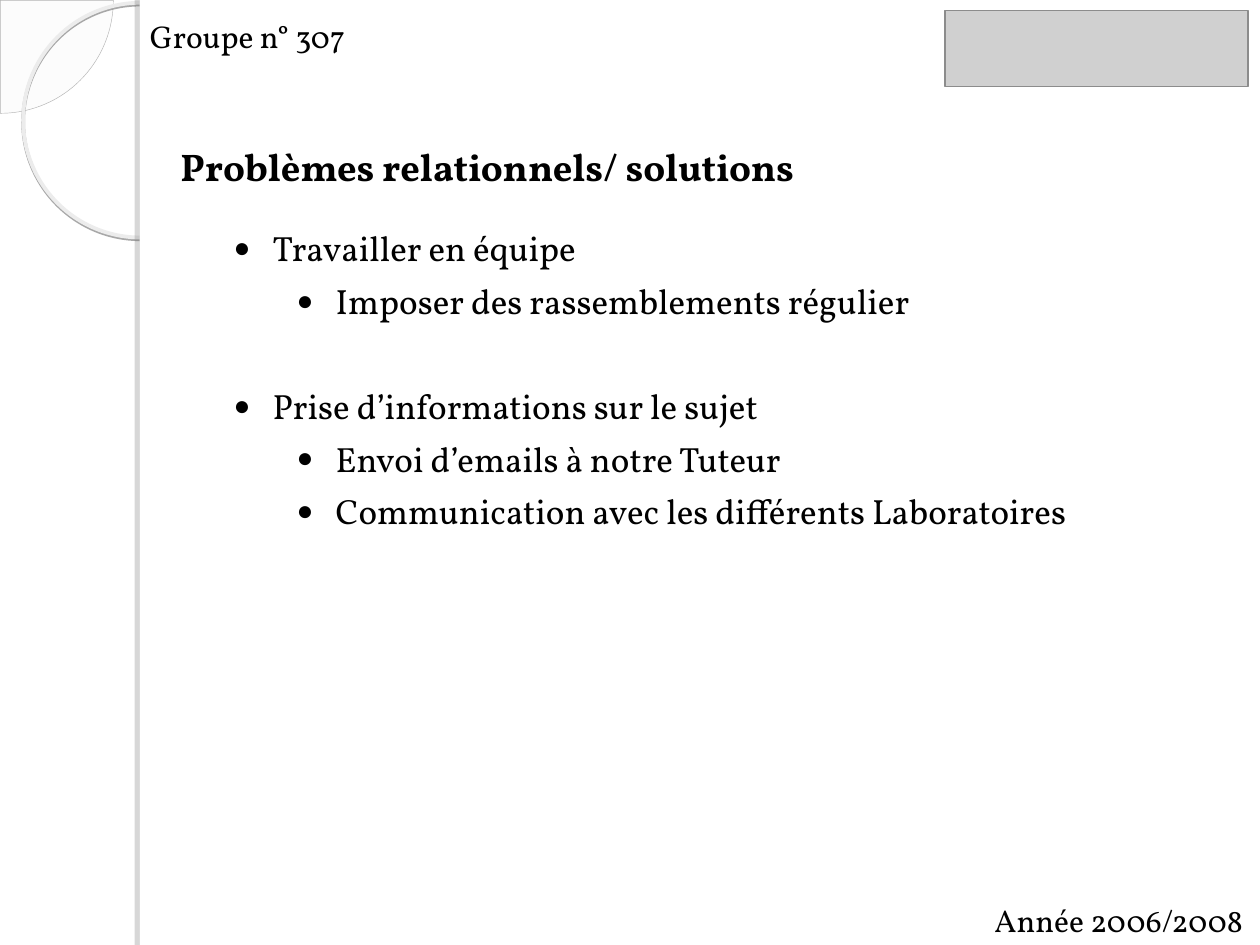
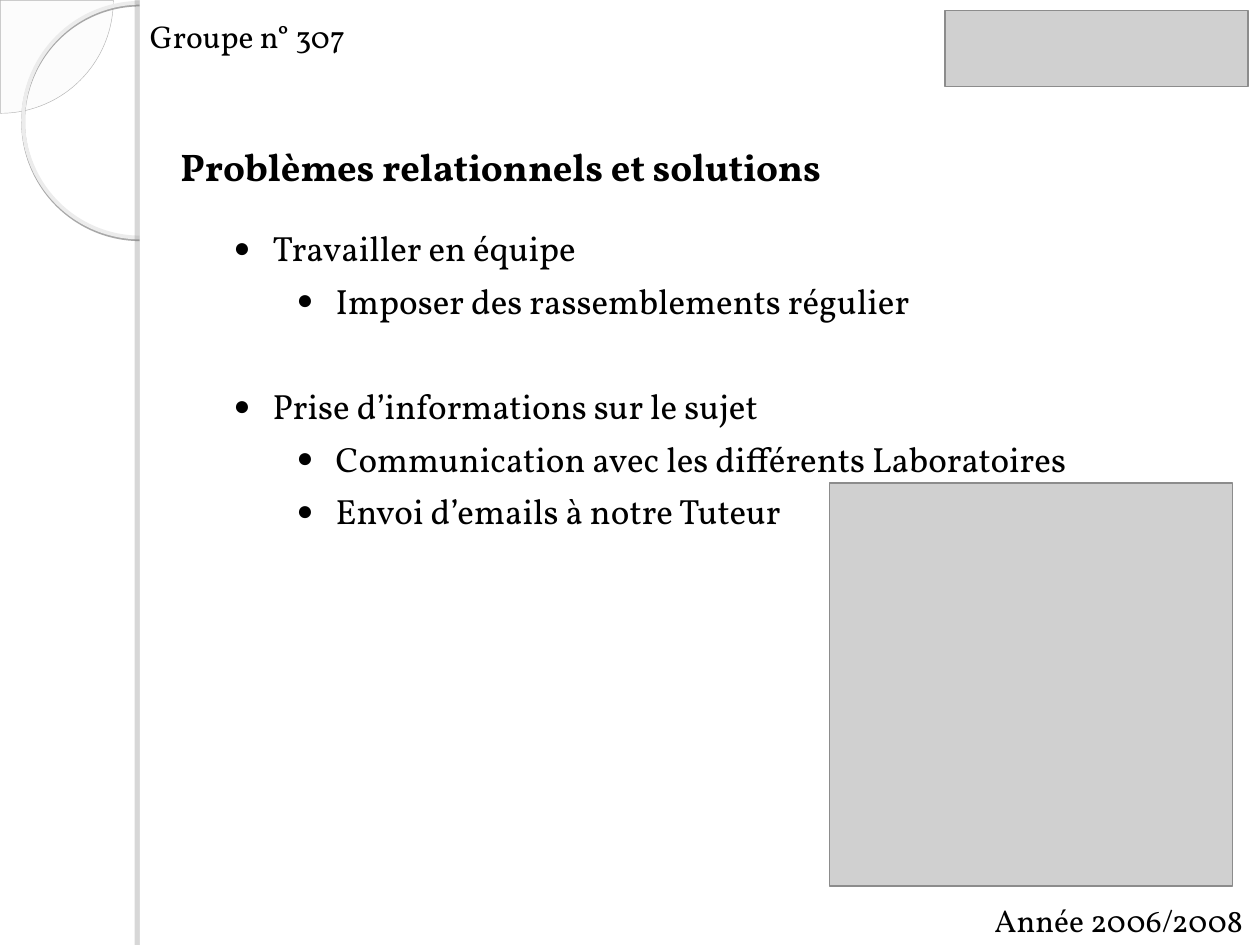
Before and after one commit to itsChris/abyss-project, a slide deck: slide 6 of ABYSS/doc/soutenance skar.ppt. Drawn at 1260x945 pixels with LibreOffice and Linux fonts; fonts in the diff are those of the drawing; grey boxes stand for pictures; background and template pictures are left out. Boxes give left, top, right and bottom in pixels: in the first picture for what was removed or moved away, otherwise in the second. Text is boxed around its words. In the diff, an @@ line names an element or a change of style, - is before the commit and + after.

```diff
--- a/ABYSS/doc/soutenance skar.ppt
+++ b/ABYSS/doc/soutenance skar.ppt
@@ text at (180,153,821,182): text changed @@
-Problèmes relationnels/ solutions
+Problèmes relationnels et solutions
@@ text at (336,446,1066,488): paragraph added @@
+  ● Communication avec les différents Laboratoires
@@ text at (336,498,1066,525): paragraph removed @@
-  ● Communication avec les différents Laboratoires
@@ picture added at (829,483,1232,886) @@
```
Also in this commit, not shown: 6 other slides changed, 2 slides added, 6 slides removed, 4 other files.
